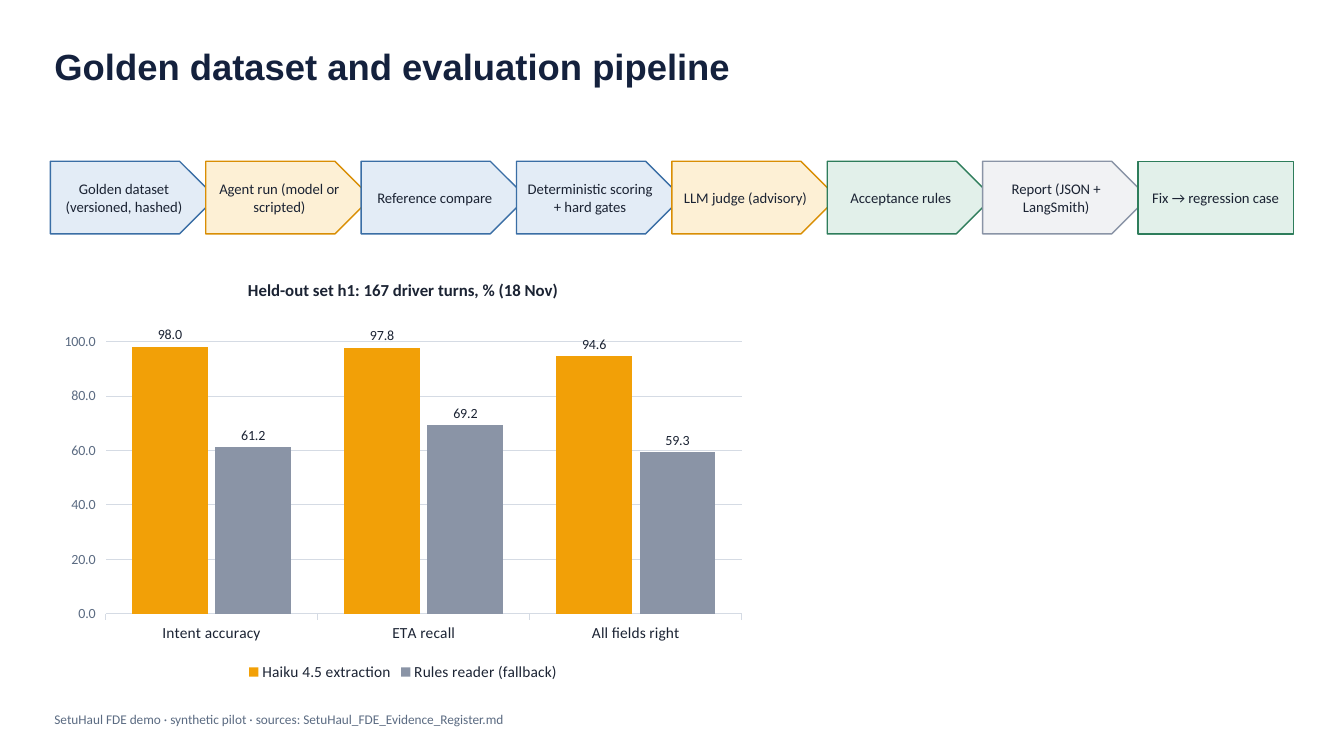
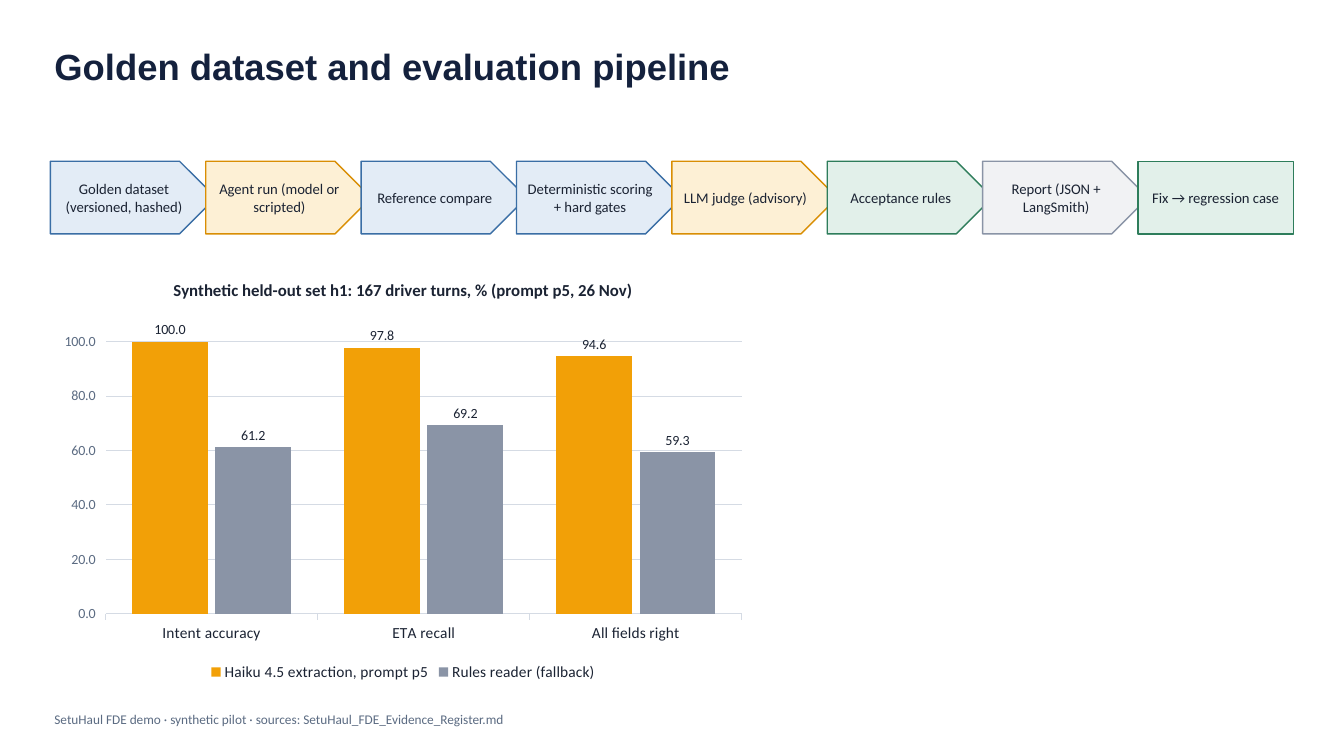
Before and after one commit to amolam/setuhaul-logistics, a slide deck: slide 7 of artifacts/fde-demo/source/diagrams_source.pptx. Drawn at 1344x756 pixels with LibreOffice and Linux fonts; fonts in the diff are those of the drawing. Boxes give left, top, right and bottom in pixels: in the first picture for what was removed or moved away, otherwise in the second. Text is boxed around its words. In the diff, an @@ line names an element or a change of style, - is before the commit and + after.

```diff
--- a/artifacts/fde-demo/source/diagrams_source.pptx
+++ b/artifacts/fde-demo/source/diagrams_source.pptx
@@ column chart at <box>50,262,756,686</box> @@
@@ title "Held-out set h1: 167 driver turns, % (18 Nov)" to "Synthetic held-out set h1: 167 driver turns, % (prompt p5, 26 Nov)" @@
-Haiku 4.5 extraction: 98, 97.8, 94.6
+Haiku 4.5 extraction, prompt p5: 100, 97.8, 94.6
```
Also in this commit, not shown: 10 other slides changed, 22 other files.
